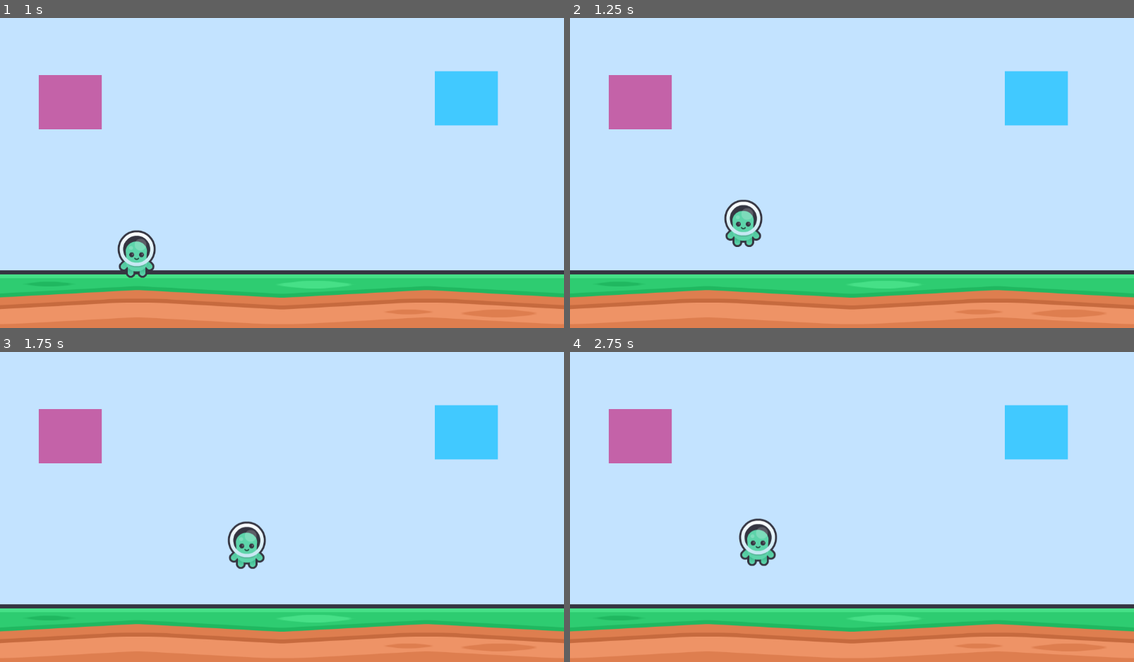
Above: before the commit, frames 1-4 (two rows, left to right).
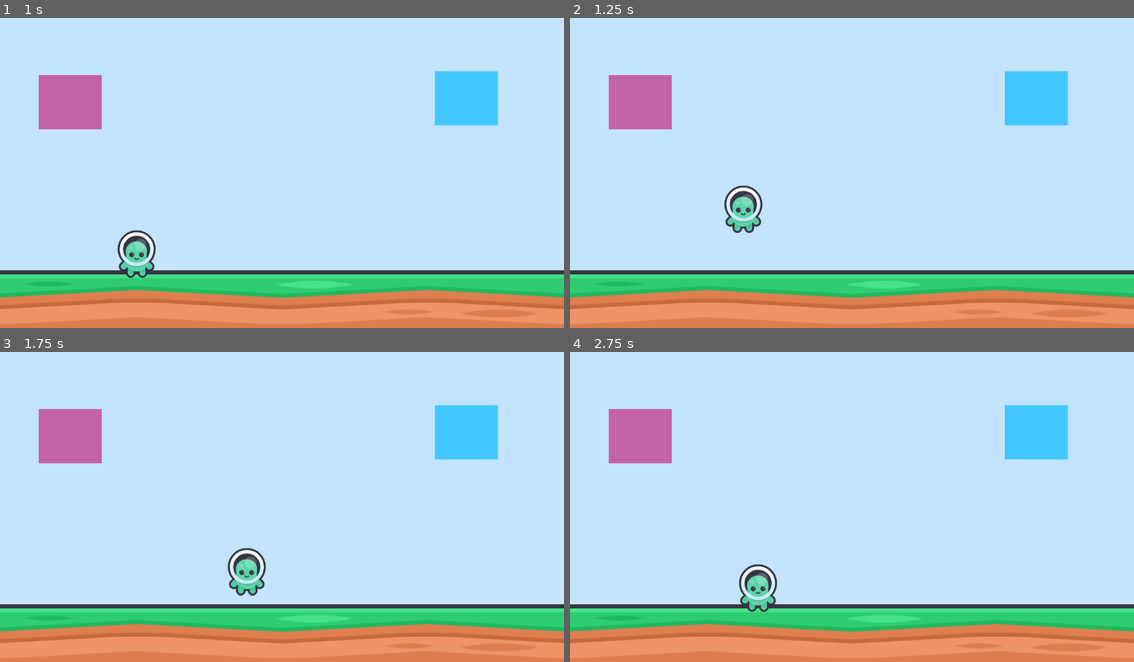
Above: after the commit, the same moments.

Repository: ShayLuan/GameDevTest
Game: Godot game, scene res://Example2World/Scenes/area_2d.tscn
The game is run twice, just before and just after one commit, with the same random seed, the same clock (stepped at 60 frames per second) and the same inputs. This scene is started directly instead of the project's main scene.
Inputs:
- Up to frame 1 (1 s): tap Enter (ui_accept) at 0.5 s; hold Right (ui_right) from 0.53 s (still down); tap Space (jump) at 0.6, 0.77 s
- Up to frame 2 (1.25 s): keep holding Right (ui_right); tap Space (jump) at 1.07 s
- Up to frame 3 (1.75 s): keep holding Right (ui_right); tap Space (jump) at 1.35, 1.52 s
- Up to frame 4 (2.75 s): tap Space (jump) at 1.82, 2.1 s; release Right (ui_right) at 2.03 s; hold Left (ui_left) from 2.03 s (still down)

Frame 1 is identical in both runs. In frame 2, 1.0% of the frame differs, in the area x 27-35%, y 53-74%; in frame 3, 1.3%; in frame 4, 1.5%, in the area x 29-37%, y 53-84%.

Commit message:
snappy jump + gravity

Diff:
--- a/Signals/signals/Example2World/Player/character.gd
+++ b/Signals/signals/Example2World/Player/character.gd
@@ -3,6 +3,7 @@
 @onready var player: Sprite2D = $Player
 
 var GRAVITY: float = ProjectSettings.get_setting("physics/2d/default_gravity")
+var jump_counter: int = 0
 const MOVE_SPEED: float = 300.0
 
 # Called when the node enters the scene tree for the first time.
@@ -26,8 +27,8 @@
 	####################### JUMP ###########################
 	########################################################
 	if Input.is_action_just_pressed("jump") and is_on_floor():
-		velocity.y = -450.0
-
+		velocity.y = -700.0
+		GRAVITY = 2000.0
 
 	########################################################
 	################# DIRECTIONAL MOVEMENT #################
